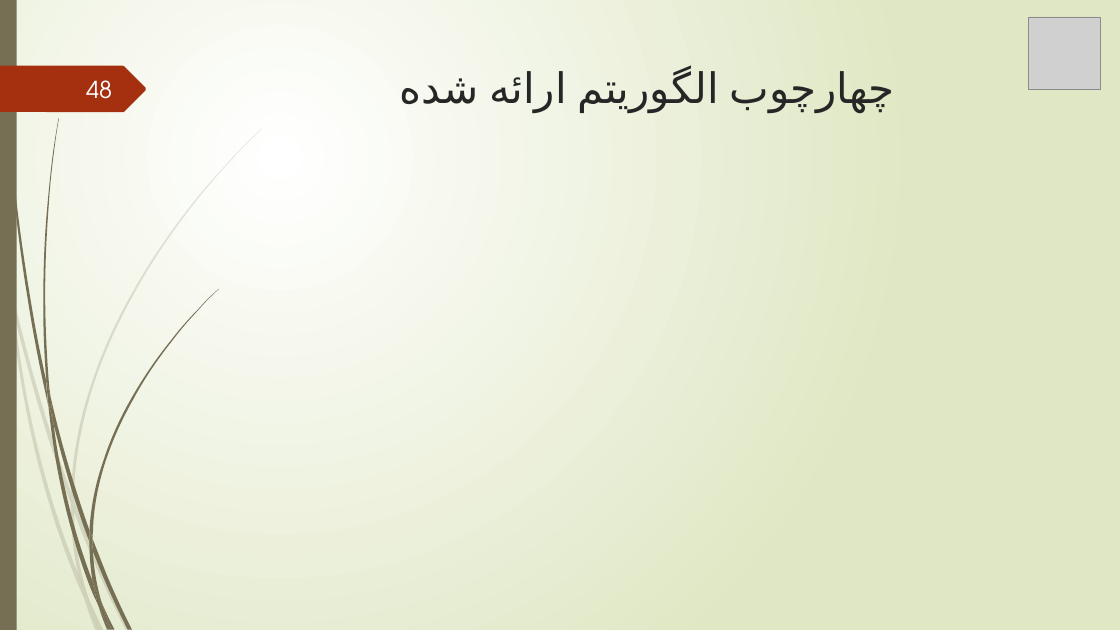
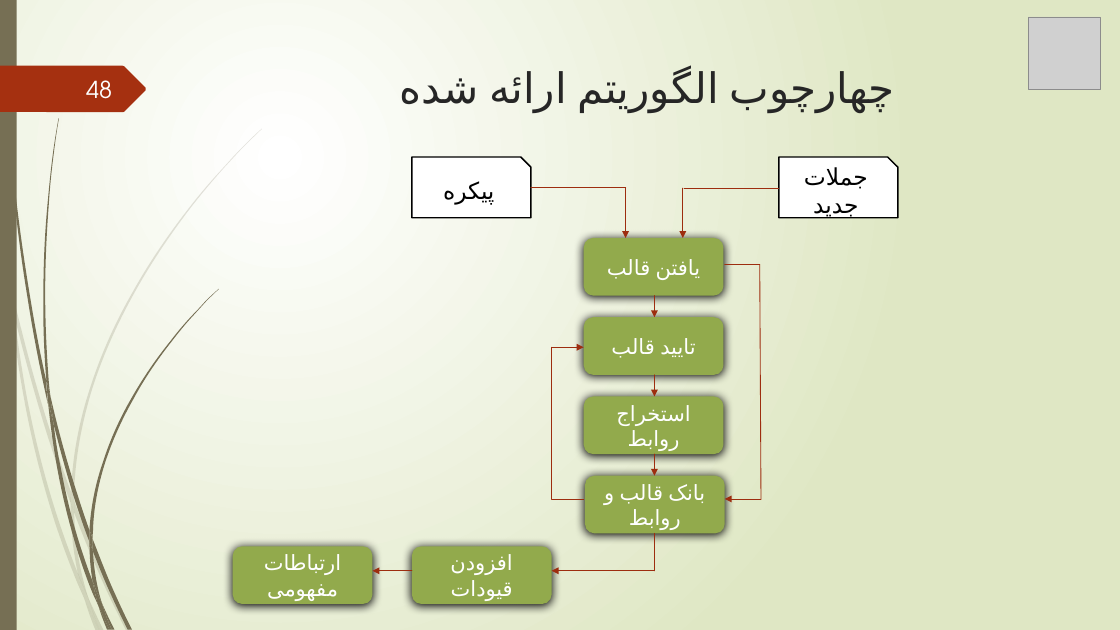
Before and after one commit to mahmoudrahat/PhD-Thesis-Documents, a slide deck: slide 48 of my powerpoints/Phd Thesis proposal.pptx. Drawn at 1120x630 pixels with LibreOffice and Linux fonts; fonts in the diff are those of the drawing; grey boxes stand for pictures. Boxes give left, top, right and bottom in pixels: in the first picture for what was removed or moved away, otherwise in the second. Text is boxed around its words. In the diff, an @@ line names an element or a change of style, - is before the commit and + after.

```diff
--- a/my powerpoints/Phd Thesis proposal.pptx
+++ b/my powerpoints/Phd Thesis proposal.pptx
@@ snip rect added at (412,157,531,218), fill #FFFFFF, outline #000000 1.25 pt, 20 pt, text #000000 @@
+پیکره
@@ snip rect added at (779,157,898,218), fill #FFFFFF, outline #000000 1.25 pt, 20 pt, text #000000 @@
+جملات جدید
@@ line added from (531, 187) to (626, 187), #9E2E0F 0.75 pt @@
@@ arrow added from (626, 188) to (626, 238), #9E2E0F 0.75 pt @@
@@ arrow added from (683, 188) to (683, 238), #9E2E0F 0.75 pt @@
@@ line added from (684, 188) to (779, 188), #9E2E0F 0.75 pt @@
@@ rounded rectangle added at (584,238,723,296), fill #92AA4C, 18 pt, text #FFFFFF @@
+یافتن قالب
@@ line added from (725, 265) to (760, 265), #9E2E0F 0.75 pt @@
@@ line added from (760, 265) to (761, 499), #9E2E0F 0.75 pt @@
@@ arrow added from (655, 296) to (655, 318), #9E2E0F 0.75 pt @@
@@ rounded rectangle added at (584,318,723,376), fill #92AA4C, 18 pt, text #FFFFFF @@
+تایید قالب
@@ line added from (552, 499) to (552, 347), #9E2E0F 0.75 pt @@
@@ arrow added from (552, 347) to (584, 347), #9E2E0F 0.75 pt @@
@@ arrow added from (655, 375) to (655, 397), #9E2E0F 0.75 pt @@
@@ rounded rectangle added at (584,397,723,455), fill #92AA4C, 18 pt, text #FFFFFF @@
+استخراج روابط
@@ rounded rectangle added at (585,476,724,534), fill #92AA4C, 18 pt, text #FFFFFF @@
+بانک قالب و روابط
@@ arrow added from (655, 455) to (655, 476), #9E2E0F 0.75 pt @@
@@ line added from (584, 499) to (552, 499), #9E2E0F 0.75 pt @@
@@ arrow added from (761, 499) to (725, 499), #9E2E0F 0.75 pt @@
@@ line added from (655, 534) to (655, 571), #9E2E0F 0.75 pt @@
@@ rounded rectangle added at (233,546,372,604), fill #92AA4C, 18 pt, text #FFFFFF @@
+ارتباطات مفهومی
@@ rounded rectangle added at (412,546,551,604), fill #92AA4C, 18 pt, text #FFFFFF @@
+افزودن قیودات
@@ arrow added from (412, 571) to (372, 571), #9E2E0F 0.75 pt @@
@@ arrow added from (655, 571) to (552, 571), #9E2E0F 0.75 pt @@
```
Also in this commit, not shown: 8 other slides changed, 1 slide added, 2 slides removed.
